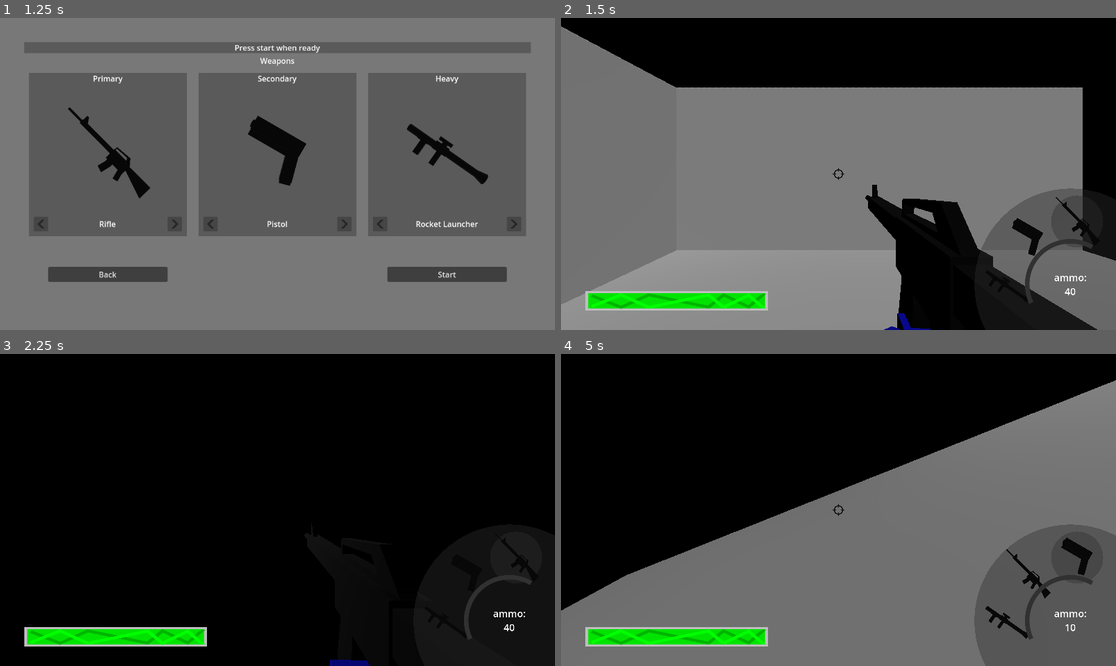
Above: before the commit, frames 1-4 (two rows, left to right).
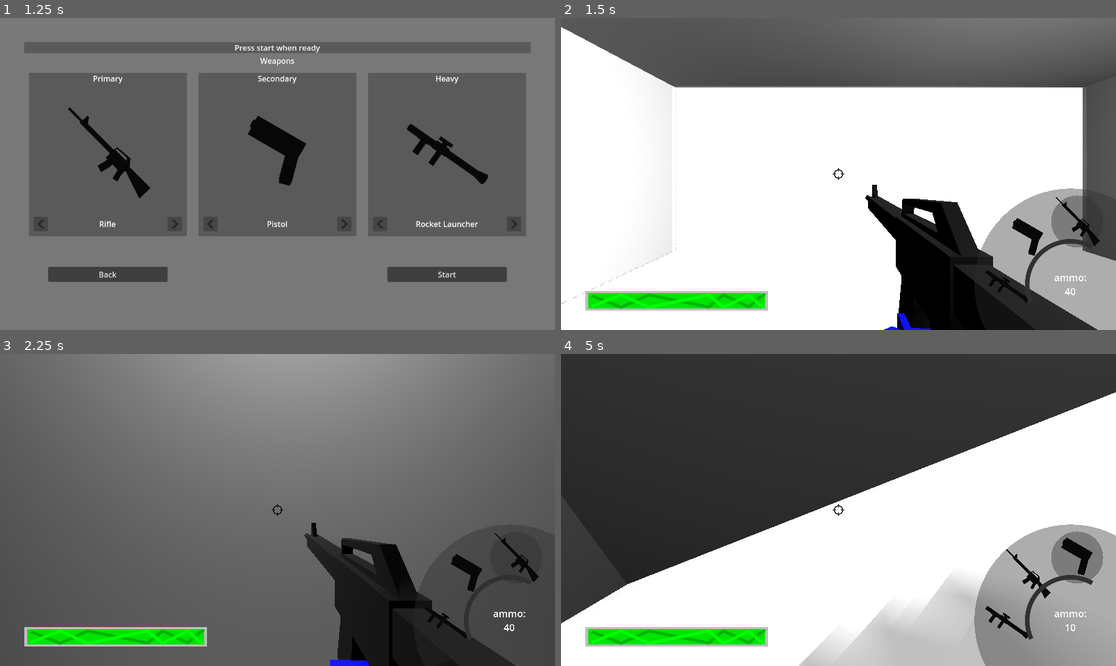
Above: after the commit, the same moments.

Repository: KellyBringino/FirstPersonShooterTest
Game: Godot game, scene res://UI/MainMenu.tscn
Same seed, same stepped clock (60 frames per second), same inputs: the game is played once before the commit and once after it.
Inputs (mouse positions are in pixels of both pictures, inside the frame that each line leads up to):
- Up to frame 1 (1.25 s): click "Start" at 0.5 s
- Up to frame 2 (1.5 s): click "Start" at 1.25 s
- Up to frame 3 (2.25 s): tap Enter at 2 s; move the mouse to (305, 510) at 2.02 s; hold W (forward) from 2.03 s (still down); hold Ctrl (crouch) from 2.03 s (still down)
- Up to frame 4 (5 s): keep holding W (forward); tap Space (jump) at 2.27, 3.02, 4.52 s; move the mouse to (810, 510) at 2.77 s; release Ctrl (crouch) at 2.78 s; click (810, 510) at 2.85 s; move the mouse to (849, 503) at 3.52 s; hold Shift (sprint) 3.53-4.28 s; move the mouse to (832, 516) at 4.27 s; tap F (weapon_swap) at 4.35 s

Frame 1 is identical in both runs. In frame 2, 89% of the frame differs, in the area x 0-100%, y 0-100%; in frame 3, 90%; in frame 4, 97%.

Commit message:
added a unique sound to the rocket launcher and fixed animations for the revolver

Diff:
--- a/Guns/rocketlauncher.tscn
+++ b/Guns/rocketlauncher.tscn
@@ -2,7 +2,7 @@
 
 [ext_resource type="Script" path="res://Guns/rocketlauncher.gd" id="1_n5w4w"]
 [ext_resource type="PackedScene" uid="uid://c3qvm7o8lnv1d" path="res://Models/Guns/rocketlauncherscene.tscn" id="2_bjcj1"]
-[ext_resource type="AudioStream" uid="uid://mmb585c2n40m" path="res://Sound/Gunshots/PistolSound.wav" id="2_bmu1i"]
+[ext_resource type="AudioStream" uid="uid://cvw4hu24mah3q" path="res://Sound/Gunshots/RocketLauncherSound.wav" id="3_hocv3"]
 
 [node name="Gun" type="Node3D"]
 script = ExtResource("1_n5w4w")
@@ -18,7 +18,7 @@
 collide_with_areas = true
 
 [node name="AudioStreamPlayer3D" type="AudioStreamPlayer3D" parent="BarrelEnd"]
-stream = ExtResource("2_bmu1i")
+stream = ExtResource("3_hocv3")
 
 [node name="ShotTimer" type="Timer" parent="."]
 wait_time = 2.0
--- a/Levels/rooms.tscn
+++ b/Levels/rooms.tscn
@@ -5,7 +5,7 @@
 [ext_resource type="PackedScene" uid="uid://dq3sqbqaxx6kc" path="res://Player/Player.tscn" id="2_74qte"]
 
 [sub_resource type="BoxShape3D" id="BoxShape3D_pwrux"]
-size = Vector3(50, 1, 50)
+size = Vector3(200, 1, 50)
 
 [node name="World" type="Node3D"]
 
@@ -23,24 +23,24 @@
 shadow_blur = 4.96
 
 [node name="OmniLight3D" type="OmniLight3D" parent="lights"]
-transform = Transform3D(1, 0, 0, 0, 1, 0, 0, 0, 1, 7.5, 7.79436, -50)
+transform = Transform3D(1, 0, 0, 0, 1, 0, 0, 0, 1, 16.5393, 2.19706, -34.0794)
 shadow_enabled = true
 omni_range = 10.0
 
 [node name="OmniLight3D2" type="OmniLight3D" parent="lights"]
-transform = Transform3D(1, 0, 0, 0, 1, 0, 0, 0, 1, 5.37329, 1.22163, -55.636)
+transform = Transform3D(1, 0, 0, 0, 1, 0, 0, 0, 1, 19.1338, 2.30181, -23.0382)
 omni_range = 9.93915
 
 [node name="OmniLight3D3" type="OmniLight3D" parent="lights"]
-transform = Transform3D(1, 0, 0, 0, 1, 0, 0, 0, 1, 1.5487, 4.13006, -31.0937)
+transform = Transform3D(1, 0, 0, 0, 1, 0, 0, 0, 1, 8.76297, 2.85348, -31.0937)
 omni_range = 9.93915
 
 [node name="OmniLight3D4" type="OmniLight3D" parent="lights"]
-transform = Transform3D(1, 0, 0, 0, 1, 0, 0, 0, 1, 8.7832, 4.13006, -8.94975)
+transform = Transform3D(1, 0, 0, 0, 1, 0, 0, 0, 1, 8.7832, 2.26429, -22.7974)
 omni_range = 9.93915
 
 [node name="OmniLight3D5" type="OmniLight3D" parent="lights"]
-transform = Transform3D(1, 0, 0, 0, 1, 0, 0, 0, 1, 31.1956, 4.13006, -8.94975)
+transform = Transform3D(1, 0, 0, 0, 1, 0, 0, 0, 1, -30.3771, 4.13006, -28.7321)
 omni_range = 9.93915
 
 [node name="StaticBody3D" type="StaticBody3D" parent="."]
--- a/Models/Guns/pistolscene.tscn
+++ b/Models/Guns/pistolscene.tscn
@@ -27,11 +27,11 @@
 material_override = ExtResource("1_5vgho")
 
 [node name="GripAttachment" type="BoneAttachment3D" parent="Armature/Skeleton3D" index="5"]
-transform = Transform3D(1, -1.06581e-14, -2.38419e-07, 6.50121e-08, 0.962105, 0.272681, 2.29384e-07, -0.272681, 0.962105, -1.5994e-17, -0.16449, 0.0195781)
+transform = Transform3D(1, 2.80664e-13, -2.38419e-07, 6.50123e-08, 0.962104, 0.272681, 2.29384e-07, -0.272681, 0.962104, -1.5994e-17, -0.16449, 0.0195781)
 bone_name = "RootBone"
 bone_idx = 0
 
 [node name="OffhandAttachment" type="BoneAttachment3D" parent="Armature/Skeleton3D" index="6"]
-transform = Transform3D(1, -1.90958e-14, 2.38419e-07, -7.06715e-08, 0.955058, 0.296418, -2.27704e-07, -0.296418, 0.955058, 8.72184e-16, -0.185586, -0.0115648)
+transform = Transform3D(1, 3.01537e-13, 2.38417e-07, -7.06715e-08, 0.955058, 0.296418, -2.27702e-07, -0.296418, 0.955058, 2.57412e-14, -0.185586, -0.0115648)
 bone_name = "OffhandBone"
 bone_idx = 2
--- a/Models/Guns/revolverscene.tscn
+++ b/Models/Guns/revolverscene.tscn
@@ -1,101 +1,105 @@
 [gd_scene load_steps=5 format=3 uid="uid://dbon5mcs536ww"]
 
-[ext_resource type="PackedScene" uid="uid://bodoko2dh7cin" path="res://Models/Guns/revolver.glb" id="1_tkf08"]
+[ext_resource type="PackedScene" uid="uid://cs67m3ojb1mbd" path="res://Models/Guns/revolver.glb" id="1_tkf08"]
 [ext_resource type="Material" uid="uid://disufmym10kpb" path="res://Models/Materials/Brass.tres" id="2_67xpf"]
 [ext_resource type="Material" uid="uid://c6wmmdgpjbok6" path="res://Models/Materials/GunMetal.tres" id="3_0is42"]
 [ext_resource type="Material" uid="uid://l5rob7segohk" path="res://Models/Materials/Wood.tres" id="4_gduy0"]
 
-[node name="model2" instance=ExtResource("1_tkf08")]
+[node name="model" instance=ExtResource("1_tkf08")]
 
 [node name="Skeleton3D" parent="Armature" index="0"]
-bones/0/rotation = Quaternion(-0.189841, -1.17041e-07, 2.26308e-08, 0.981815)
-bones/1/rotation = Quaternion(-0.56001, 9.87632e-08, 6.67584e-08, 0.828486)
-bones/3/rotation = Quaternion(1.62921e-07, 2.18557e-08, 1, -3.56074e-15)
-bones/5/rotation = Quaternion(0.5, 1.89276e-08, 0.866025, -1.09279e-08)
-bones/7/rotation = Quaternion(0.866026, 1.09278e-08, 0.5, -1.89276e-08)
-bones/9/rotation = Quaternion(1, 0, 0, -2.18557e-08)
-bones/11/rotation = Quaternion(0.866025, -1.09278e-08, -0.5, -1.89276e-08)
-bones/13/rotation = Quaternion(-0.5, 1.89276e-08, 0.866025, 1.09278e-08)
-bones/14/rotation = Quaternion(0.707107, 7.48678e-23, -2.51215e-15, 0.707107)
-bones/15/rotation = Quaternion(0.261921, 0, -6.24468e-08, 0.965089)
-bones/16/rotation = Quaternion(-0.0739443, 1.18883e-07, 8.81484e-09, 0.997262)
-bones/16/scale = Vector3(1, 1, 1)
-bones/17/rotation = Quaternion(0.189841, 1.17041e-07, -2.26308e-08, 0.981815)
+bones/1/rotation = Quaternion(-0.189841, -1.17952e-07, 2.28069e-08, 0.981815)
+bones/2/rotation = Quaternion(0.828486, 1.76316e-07, 6.17803e-08, 0.56001)
+bones/4/rotation = Quaternion(-2.52435e-29, 1, 3.55271e-15, 1.62921e-07)
+bones/5/rotation = Quaternion(-2.11076e-08, -3.89414e-07, 8.21961e-15, 1)
+bones/7/rotation = Quaternion(-2.11076e-08, -3.89414e-07, 8.21961e-15, 1)
+bones/8/rotation = Quaternion(-4.95262e-10, 0.5, 1.60247e-17, 0.866026)
+bones/11/rotation = Quaternion(-2.11076e-08, -3.89414e-07, 8.21961e-15, 1)
+bones/12/rotation = Quaternion(-2.65757e-08, -0.5, -1.02558e-15, 0.866025)
+bones/13/rotation = Quaternion(-2.11076e-08, -3.89414e-07, 8.21961e-15, 1)
+bones/14/rotation = Quaternion(4.60305e-08, 0.866025, 2.05116e-15, -0.5)
+bones/14/scale = Vector3(0.005, 0.025, 0.005)
+bones/15/rotation = Quaternion(-0.707107, -2.51215e-15, 0, 0.707107)
+bones/16/rotation = Quaternion(0.261921, 1.38046e-14, -6.29328e-08, 0.965089)
 bones/18/rotation = Quaternion(0.189841, 1.17041e-07, -2.26308e-08, 0.981815)
 bones/19/rotation = Quaternion(0.189841, 1.17041e-07, -2.26308e-08, 0.981815)
+bones/20/rotation = Quaternion(0.189841, 1.17041e-07, -2.26308e-08, 0.981815)
 
 [node name="Bullet4" parent="Armature/Skeleton3D" index="0"]
-transform = Transform3D(-0.005, 2.23829e-14, 1.62921e-09, 1.62921e-09, -6.3578e-09, 0.005, 5.03302e-15, 0.025, 1.27156e-09, -4.19103e-09, 0.0662961, -0.102008)
+transform = Transform3D(-0.005, 1.18649e-16, -3.17865e-10, -3.17865e-10, -1.19209e-08, 0.005, -1.58637e-16, 0.025, 2.38419e-09, -4.19095e-09, 0.066296, -0.102008)
 
 [node name="Bullet4" parent="Armature/Skeleton3D/Bullet4" index="0"]
 material_override = ExtResource("2_67xpf")
 
 [node name="Bullet5" parent="Armature/Skeleton3D" index="1"]
-transform = Transform3D(-0.0025, 9.46405e-10, 0.00433013, 0.00433013, -6.90419e-09, 0.0025, 1.29048e-09, 0.025, 5.26496e-10, -0.0190338, 0.0772853, -0.102008)
+transform = Transform3D(-0.0025, -2.99199e-10, 0.00433013, 0.00433013, -1.06928e-08, 0.0025, 1.82213e-09, 0.025, 1.1211e-09, -0.0190338, 0.0772852, -0.102008)
 
 [node name="Bullet5" parent="Armature/Skeleton3D/Bullet5" index="0"]
 material_override = ExtResource("2_67xpf")
 
 [node name="Bullet6" parent="Armature/Skeleton3D" index="2"]
-transform = Transform3D(0.0025, 9.46399e-10, 0.00433013, 0.00433013, -7.99697e-09, -0.0025, 1.29048e-09, 0.025, -9.6362e-10, -0.0190338, 0.0992637, -0.102008)
+transform = Transform3D(0.0025, -1.23798e-11, 0.00433012, 0.00433012, -1.08441e-08, -0.0025, 1.87949e-09, 0.025, -1.08227e-09, -0.0190338, 0.0992636, -0.102008)
 
 [node name="Bullet6" parent="Armature/Skeleton3D/Bullet6" index="0"]
 material_override = ExtResource("2_67xpf")
 
 [node name="Bullet1" parent="Armature/Skeleton3D" index="3"]
-transform = Transform3D(0.005, 2.20268e-14, -7.81597e-16, -7.4607e-16, -8.54337e-09, -0.005, -4.54747e-15, 0.025, -1.70867e-09, 4.65586e-10, 0.110253, -0.102008)
+transform = Transform3D(0.005, -3.20236e-15, 1.94707e-09, 1.94707e-09, -8.56196e-09, -0.005, 1.3381e-15, 0.025, -1.71239e-09, 4.65658e-10, 0.110253, -0.102008)
 
 [node name="Bullet1" parent="Armature/Skeleton3D/Bullet1" index="0"]
 material_override = ExtResource("2_67xpf")
 
 [node name="Bullet2" parent="Armature/Skeleton3D" index="4"]
-transform = Transform3D(0.0025, -9.46356e-10, -0.00433013, -0.00433013, -7.99698e-09, -0.0025, -1.29048e-09, 0.025, -9.63611e-10, 0.0190338, 0.0992637, -0.102008)
+transform = Transform3D(0.0025, 6.64395e-10, -0.00433013, -0.00433013, -9.71479e-09, -0.0025, -1.74909e-09, 0.025, -8.56401e-10, 0.0190338, 0.0992636, -0.102008)
 
 [node name="Bullet2" parent="Armature/Skeleton3D/Bullet2" index="0"]
 material_override = ExtResource("2_67xpf")
 
 [node name="Bullet3" parent="Armature/Skeleton3D" index="5"]
-transform = Transform3D(-0.0025, -9.46356e-10, -0.00433013, -0.00433013, -6.90419e-09, 0.0025, -1.29048e-09, 0.025, 5.26504e-10, 0.0190338, 0.0772853, -0.102008)
+transform = Transform3D(-0.0025, 1.99318e-09, -0.00433013, -0.00433013, -9.71479e-09, 0.0025, -1.48333e-09, 0.025, 1.31671e-09, 0.0190338, 0.0772852, -0.102008)
 
 [node name="Bullet3" parent="Armature/Skeleton3D/Bullet3" index="0"]
 material_override = ExtResource("2_67xpf")
 
 [node name="Cylinder" parent="Armature/Skeleton3D" index="6"]
-transform = Transform3D(1, 1.59872e-13, 8.7752e-13, -1.52767e-13, 1, -2.98023e-07, -9.05942e-13, 2.98023e-07, 1, 4.65577e-10, 0.0882745, -0.108293)
+transform = Transform3D(1, -3.89414e-07, 8.17124e-14, 3.89414e-07, 1, -4.76837e-07, 1.10134e-13, 4.76837e-07, 1, 4.65656e-10, 0.0882744, -0.108293)
 
 [node name="Cylinder" parent="Armature/Skeleton3D/Cylinder" index="0"]
 material_override = ExtResource("3_0is42")
 
 [node name="Hammer" parent="Armature/Skeleton3D" index="7"]
-transform = Transform3D(1, 1.3145e-13, 1.13687e-12, -1.42109e-13, 1, -3.42727e-07, -1.12266e-12, 3.42727e-07, 1, -2.57849e-14, 0.108525, -0.0484831)
+transform = Transform3D(1, 2.73605e-10, -1.83512e-09, -2.73591e-10, 1, -8.49366e-07, 1.83512e-09, 8.49366e-07, 1, 4.5411e-11, 0.108525, -0.0484831)
 
 [node name="Hammer" parent="Armature/Skeleton3D/Hammer" index="0"]
 material_override = ExtResource("3_0is42")
 
 [node name="Barrel" parent="Armature/Skeleton3D" index="8"]
-transform = Transform3D(1, -7.10543e-15, -1.42109e-14, -7.10543e-15, 1, 0, -1.42109e-14, 0, 1, 6.98275e-10, 0.105253, -0.252796)
+transform = Transform3D(1, -6.91692e-10, -1.72173e-09, 6.91692e-10, 1, 0, 1.72173e-09, 0, 1, 1.04669e-09, 0.105253, -0.252796)
 
 [node name="Barrel" parent="Armature/Skeleton3D/Barrel" index="0"]
 material_override = ExtResource("3_0is42")
 
 [node name="Chassis" parent="Armature/Skeleton3D" index="9"]
-transform = Transform3D(1, -7.10543e-15, -1.42109e-14, -7.10543e-15, 1, 0, -1.42109e-14, 0, 1, -9.23983e-14, 0.0753655, -0.114795)
+transform = Transform3D(1, -6.91692e-10, -1.72173e-09, 6.91692e-10, 1, 0, 1.72173e-09, 0, 1, 1.31273e-10, 0.0753654, -0.114795)
 
 [node name="Chassis" parent="Armature/Skeleton3D/Chassis" index="0"]
 material_override = ExtResource("3_0is42")
 
 [node name="Grip" parent="Armature/Skeleton3D" index="10"]
-transform = Transform3D(1, -7.10543e-15, -1.42109e-14, -7.10543e-15, 1, 0, -1.42109e-14, 0, 1, -2.35922e-15, 7.45058e-09, 5.58794e-09)
+transform = Transform3D(1, -6.91692e-10, -1.72173e-09, 6.91692e-10, 1, 0, 1.72173e-09, 0, 1, -1.42358e-11, -5.96046e-08, 3.35276e-08)
 
 [node name="Grip" parent="Armature/Skeleton3D/Grip" index="0"]
 material_override = ExtResource("4_gduy0")
 
-[node name="GripAttachment" type="BoneAttachment3D" parent="Armature/Skeleton3D" index="11"]
-transform = Transform3D(1, -1.59872e-13, -2.38418e-07, 8.88769e-08, 0.927921, 0.372777, 2.21233e-07, -0.372777, 0.927921, -2.77556e-17, -0.0626891, 0.0169161)
-bone_name = "RootBone"
-bone_idx = 0
+[node name="Plane" parent="Armature/Skeleton3D" index="11"]
+visible = false
 
-[node name="OffhandAttachment" type="BoneAttachment3D" parent="Armature/Skeleton3D" index="12"]
-transform = Transform3D(1, -8.81073e-13, 1.56319e-13, -1.49214e-13, 2.98023e-07, 1, -9.09495e-13, -1, 2.98023e-07, 4.65603e-10, 0.0882745, -0.0789189)
-bone_name = "CylinderBone"
+[node name="GripAttachment" type="BoneAttachment3D" parent="Armature/Skeleton3D" index="12"]
+transform = Transform3D(1, -1.42109e-14, -2.40274e-07, 8.95687e-08, 0.927921, 0.372777, 2.22955e-07, -0.372777, 0.927921, 4.1625e-16, -0.0626891, 0.0169161)
+bone_name = "GripBone"
 bone_idx = 1
+
+[node name="OffhandAttachment" type="BoneAttachment3D" parent="Armature/Skeleton3D" index="13"]
+transform = Transform3D(1, 0, 0, 0, 1, 0, 0, 0, 1, -5.76545e-15, 0.121577, -0.0355535)
+bone_name = "OffhandBone"
+bone_idx = 21
Binary file changed: Models/Guns/revolver.glb
Not shown, changed: Models/Guns/revolver.glb.import
Binary file changed: Models/Levels/Rooms.glb
Not shown, added: Sound/Gunshots/RocketLauncherSound.wav.import
Not shown, changed: Models/Guns/revolver.blend
Not shown, changed: Models/Guns/revolver.blend1
Not shown, changed: Models/Levels/Rooms.blend
Not shown, changed: Models/Levels/Rooms.blend1
Not shown, added: Sound/Gunshots/RocketLauncherSound.mmpz
Not shown, added: Sound/Gunshots/RocketLauncherSound.wav
